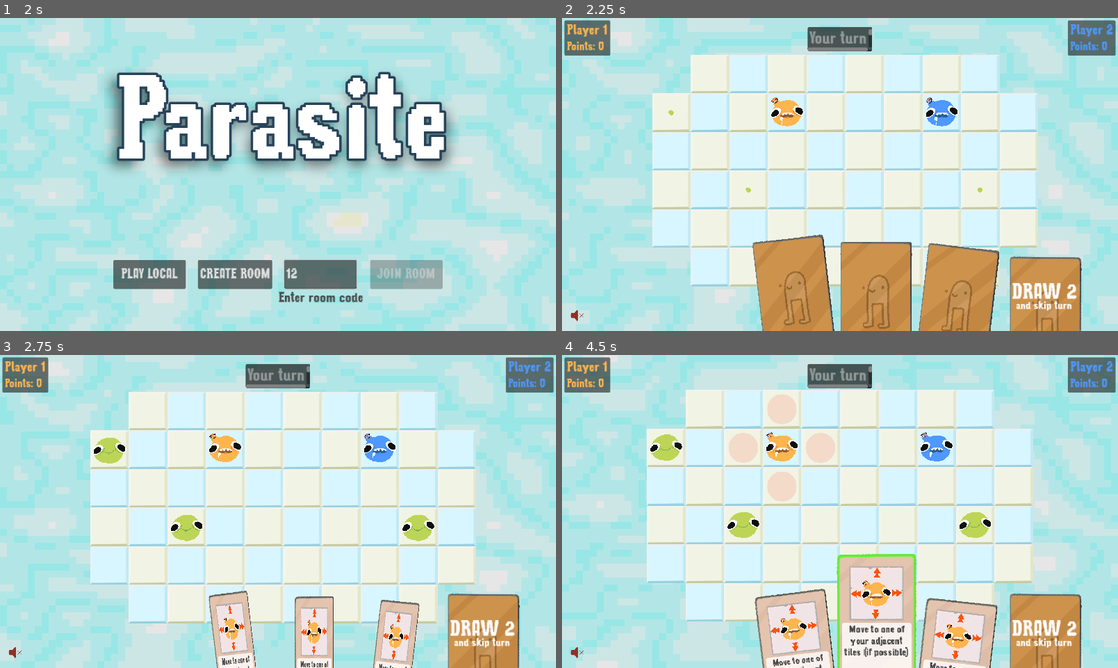
Above: before the commit, frames 1-4 (two rows, left to right).
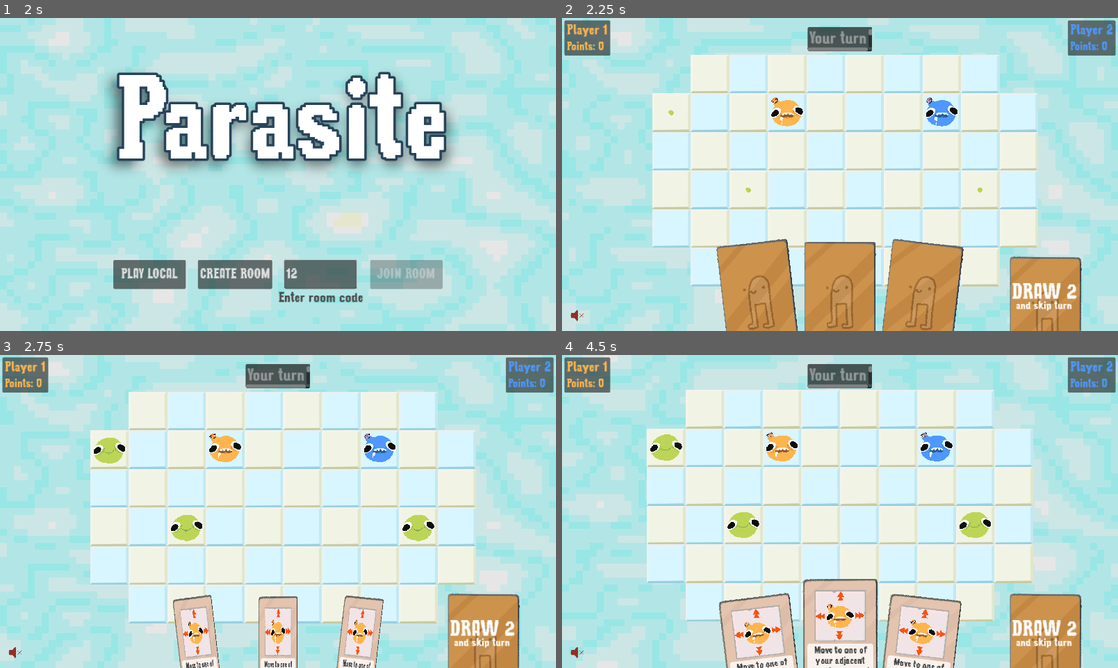
Above: after the commit, the same moments.

Repository: patator62180/GDWL_67
Game: Godot game, scene res://scenes/main/main.tscn
Two runs of this game, one before a commit and one after it. Both use one fixed random seed, a clock stepped at 60 frames per second and the inputs below.
Inputs (mouse positions are in pixels of both pictures, inside the frame that each line leads up to):
- Up to frame 1 (2 s): click "[FAKE] Start as player (local)" at 0.5 s; click (322, 274) at 1.27 s; type "12" at 1.35 s
- Up to frame 2 (2.25 s): click "PLAY LOCAL" at 2 s
- Up to frame 3 (2.75 s): no input
- Up to frame 4 (4.5 s): tap Enter (ui_accept) at 2.75 s; drag from (840, 511) to (895, 442) at 2.77 s; drag from (762, 655) to (812, 574) at 3.52 s; move the mouse to (840, 655) at 4.27 s; hold Right (right) from 4.28 s (still down); click (840, 655) at 4.42 s

Frame 1 is identical in both runs. In frame 2, 7.7% of the frame differs, in the area x 27-79%, y 69-100%; in frame 3, 8.7%; in frame 4, 12%, in the area x 28-79%, y 12-100%.

Commit message:
centered card

Diff:
--- a/scenes/cards/card.tscn
+++ b/scenes/cards/card.tscn
@@ -176,9 +176,10 @@
 anchor_top = 0.5
 anchor_right = 0.5
 anchor_bottom = 0.5
-offset_top = 0.000152588
-offset_right = 150.0
-offset_bottom = 250.001
+offset_left = -75.0
+offset_top = -125.002
+offset_right = 75.0
+offset_bottom = 124.999
 grow_horizontal = 2
 grow_vertical = 2
 pivot_offset = Vector2(75, 125)
